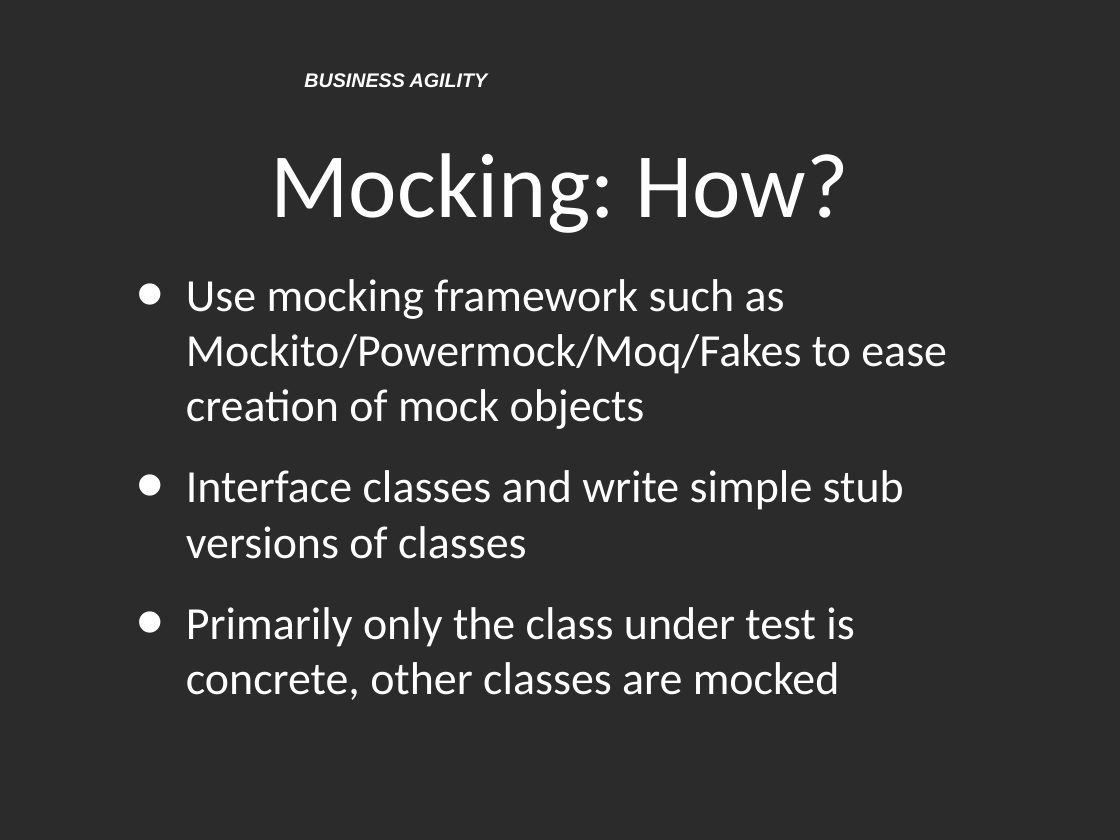
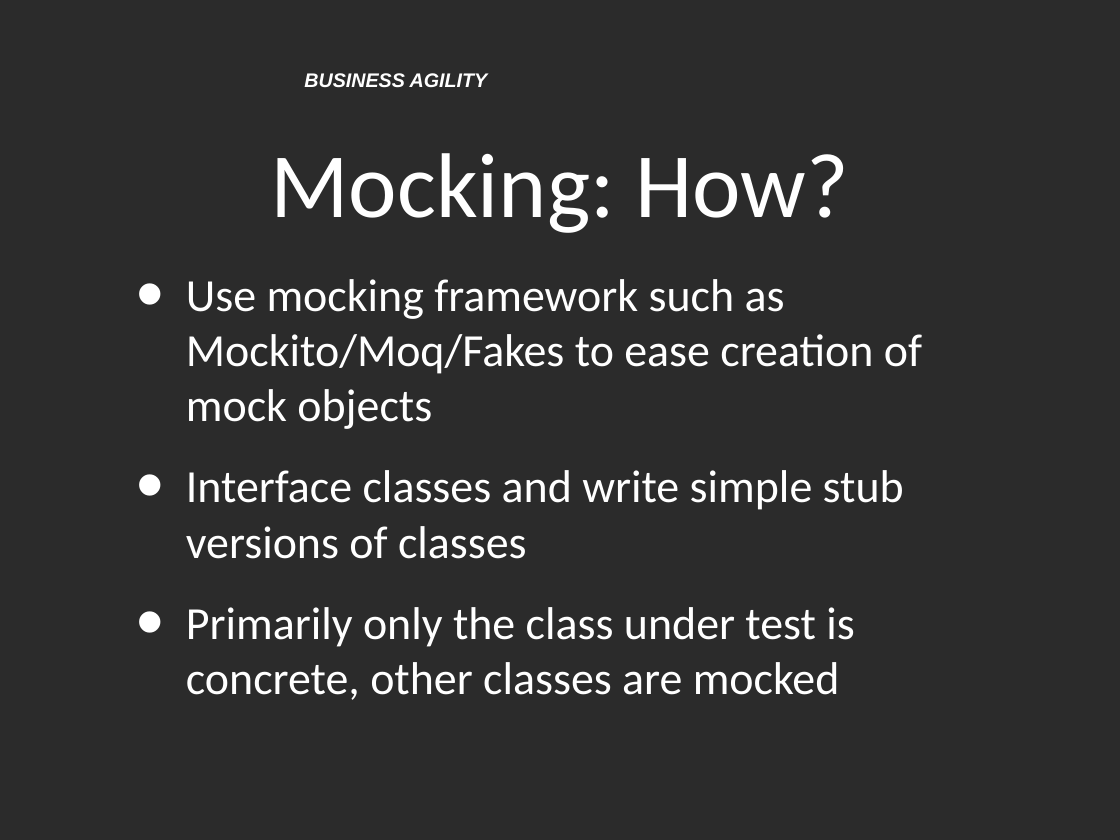
Before and after one commit to willgibbins/unittestingkata, a slide deck: slide 16 of presentation/testDrivenDevelopment.pptx. Drawn at 1120x840 pixels with LibreOffice and Linux fonts; fonts in the diff are those of the drawing; background and template pictures are left out; a plain dark background stands for a picture behind light text. Boxes give left, top, right and bottom in pixels: in the first picture for what was removed or moved away, otherwise in the second. Text is boxed around its words. In the diff, an @@ line names an element or a change of style, - is before the commit and + after.

Commit message:
Updated presentation

```diff
--- a/presentation/testDrivenDevelopment.pptx
+++ b/presentation/testDrivenDevelopment.pptx
@@ text at [186,279,922,429]: text changed @@
-• Use mocking framework such as Mockito/Powermock/Moq/Fakes to ease creation of mock objects
+• Use mocking framework such as Mockito/Moq/Fakes to ease creation of mock objects
```
Also in this commit, not shown: 1 other slide changed.
